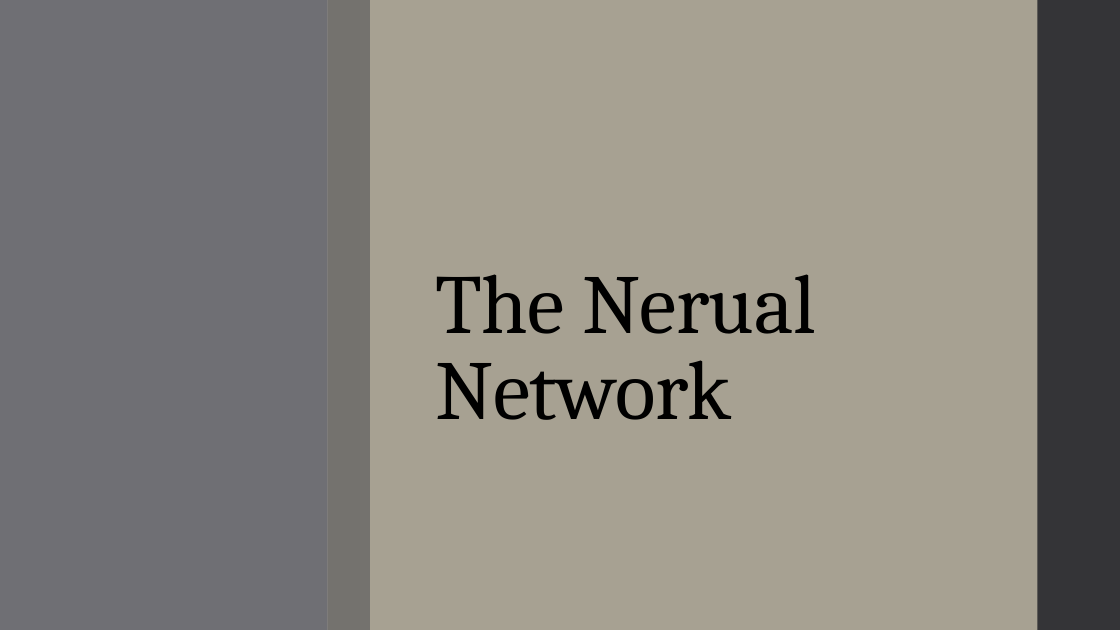
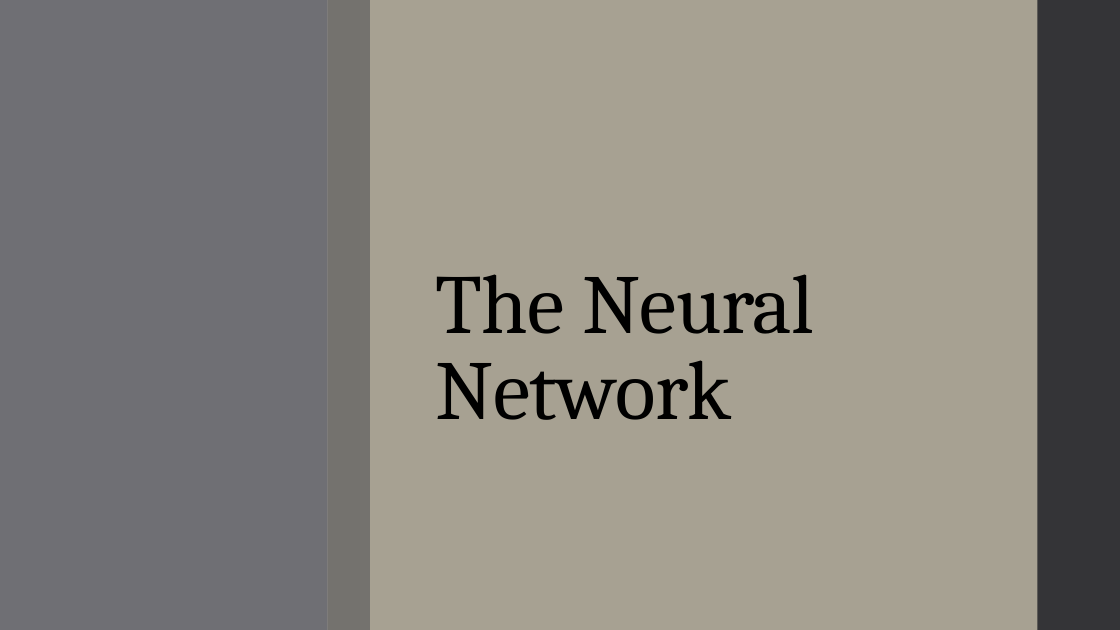
Before and after one commit to landonbuell/Buell-Senior-Thesis, a slide deck: slide 5 of JMMPaper/Musical Instrument Classification Using a Hybrid Neural Network BuellShort.pptx. Drawn at 1120x630 pixels with LibreOffice and Linux fonts; fonts in the diff are those of the drawing. Boxes give left, top, right and bottom in pixels: in the first picture for what was removed or moved away, otherwise in the second. Text is boxed around its words. In the diff, an @@ line names an element or a change of style, - is before the commit and + after.

```diff
--- a/JMMPaper/Musical Instrument Classification Using a Hybrid Neural Network BuellShort.pptx
+++ b/JMMPaper/Musical Instrument Classification Using a Hybrid Neural Network BuellShort.pptx
@@ title at (x1=436, y1=274, x2=814, y2=420): text changed @@
-The Nerual Network
+The Neural Network
```
Also in this commit, not shown: 5 other slides changed, 2 slides added, 1 slide removed, 10 other files.
